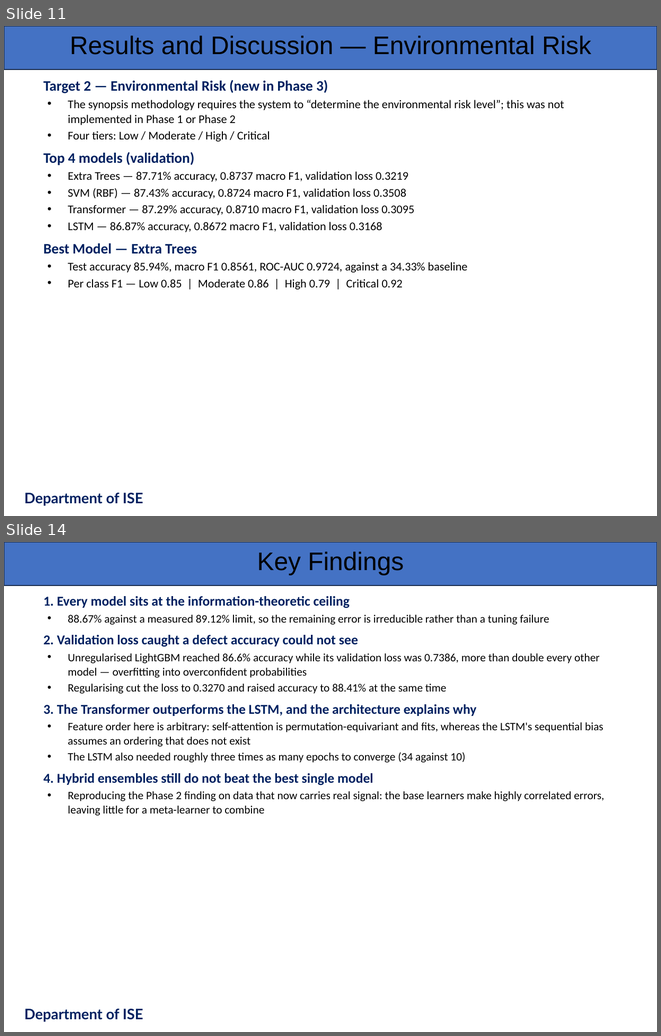
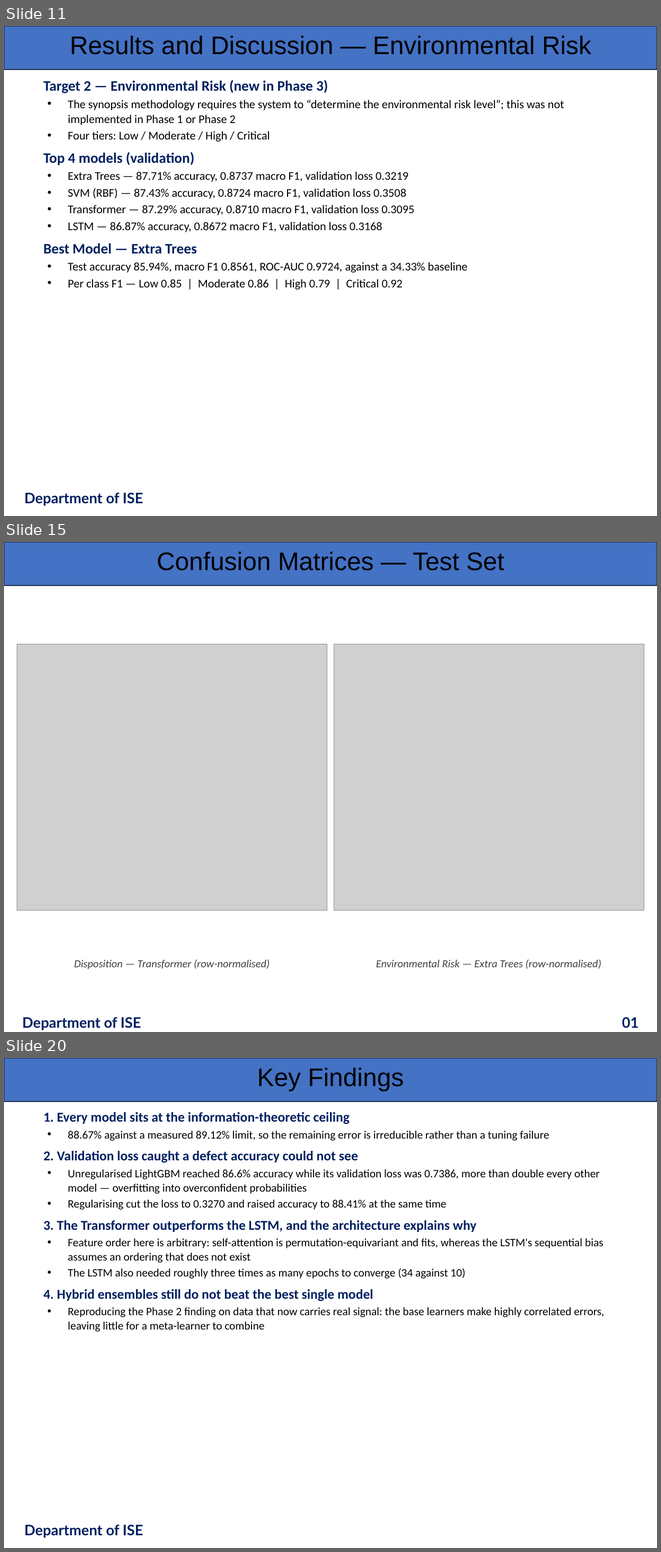
Before and after one commit to srinidhids15/Machine-Learning-Based-Lifecycle-Intelligence-System-for-Non-Biodegradable-Automotive-Materials, a slide deck: presentation/ISE_Phase3_Presentation_Team52.pptx. Shown one above the other, each under a label of ours: slides 11 and 14 before the commit, slides 11, 15 and 20 after it; the slides between them are not shown. The pictures are 661x1036 and 661x1552 pixels, drawn with LibreOffice and Linux fonts; fonts in the diff are those of the drawing; grey boxes stand for pictures; background and template pictures are left out. Boxes give left, top, right and bottom in pixels: in the first picture for what was removed or moved away, otherwise in the second. Text is boxed around its words. In the diff, an @@ line names an element or a change of style, - is before the commit and + after.

```diff
--- a/presentation/ISE_Phase3_Presentation_Team52.pptx
+++ b/presentation/ISE_Phase3_Presentation_Team52.pptx
@@ slide 15 added at (4,542,657,1032), background #FFFFFF; not listed: 1 template element that a slide beside it also shows @@
@@ text added at (157,552,504,571), 28 pt, text #000000 @@
+Confusion Matrices — Test Set
@@ picture added at (17,644,327,910) @@
@@ picture added at (334,644,644,910) @@
@@ text added at (74,959,270,969), 12 pt, text #404040, italic @@
+Disposition — Transformer (row-normalised)
@@ text added at (376,959,601,969), 12 pt, text #404040, italic @@
+Environmental Risk — Extra Trees (row-normalised)
@@ text added at (22,1017,141,1030), 16 pt, text #002060, bold @@
+Department of ISE
@@ text added at (622,1017,639,1028), 16 pt, text #002060, bold @@
+01
@@ what was slide 14 is now slide 20 @@
```
Also in this commit, not shown: 2 slides changed, 6 other slides added, 1 slide removed, 12 other files.
